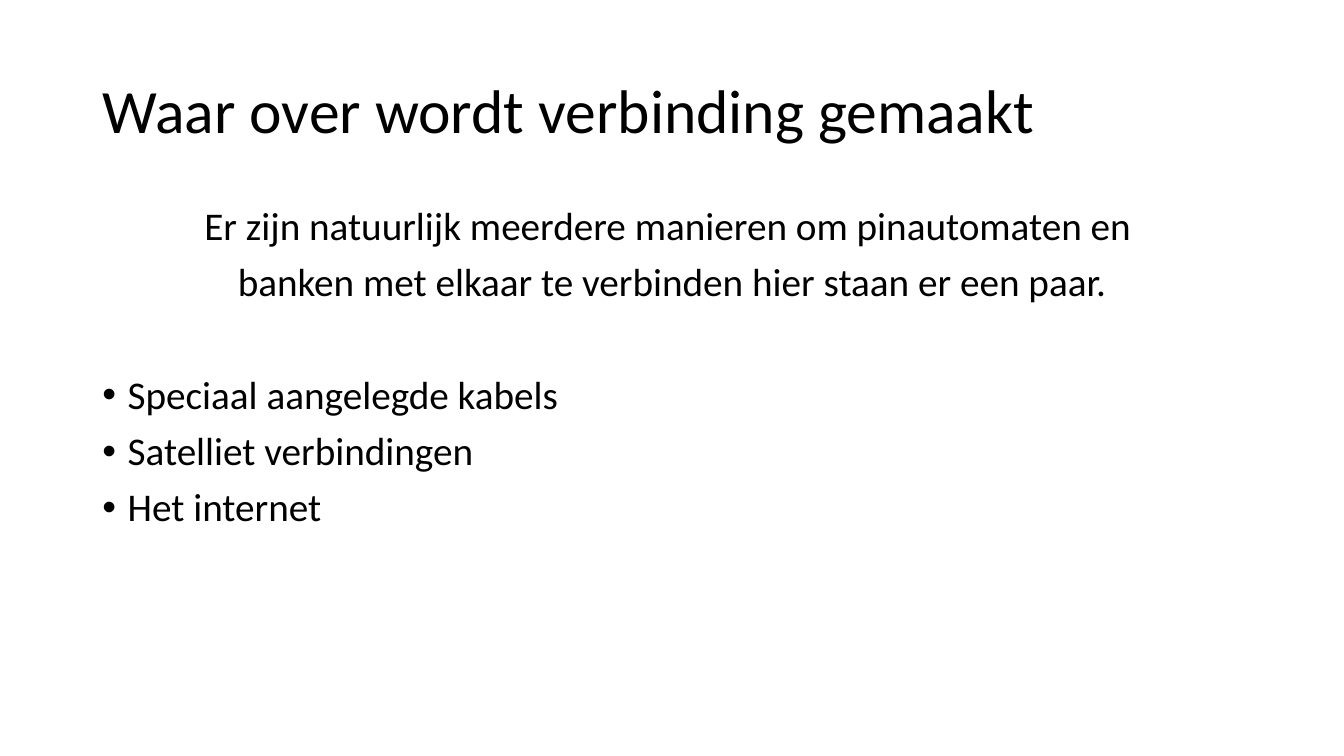
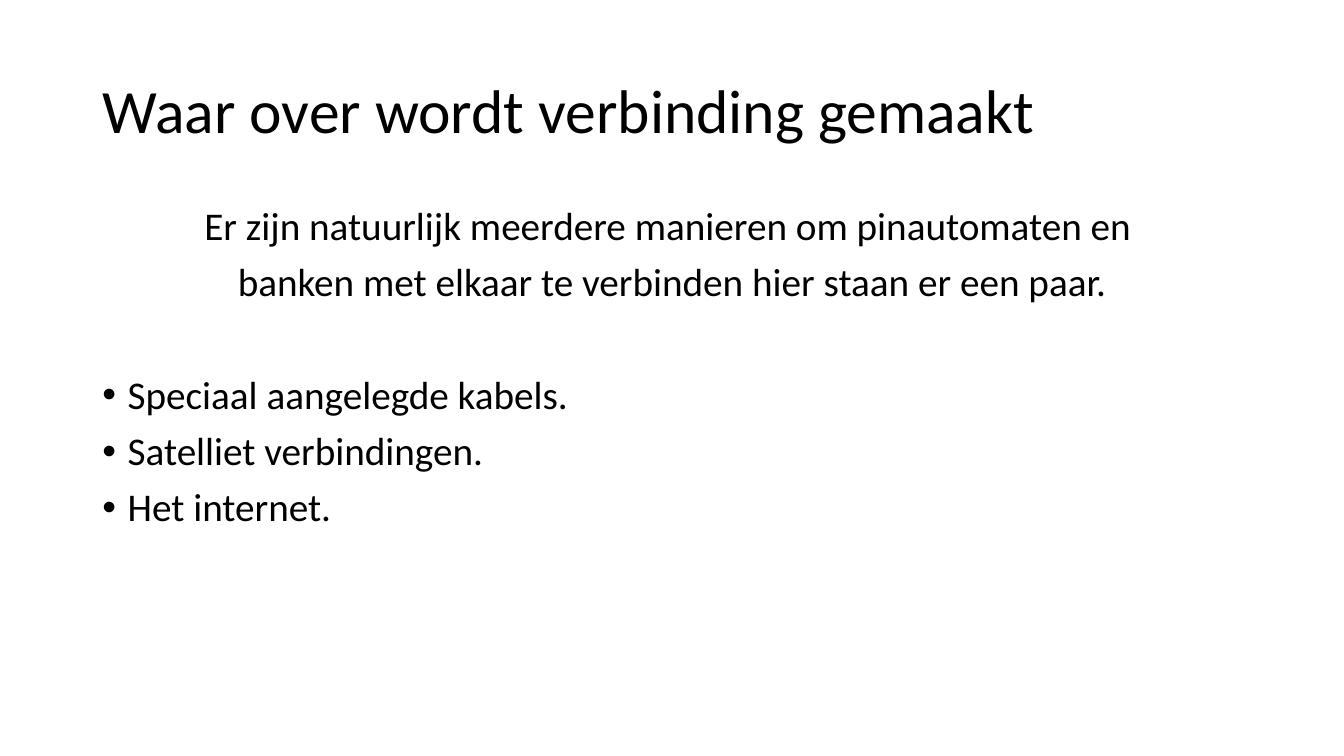
Before and after one commit to boaskalma/project4prive, a slide deck: slide 9 of voorstel centrale bank.pptx. Drawn at 1344x756 pixels with LibreOffice and Linux fonts; fonts in the diff are those of the drawing. Boxes give left, top, right and bottom in pixels: in the first picture for what was removed or moved away, otherwise in the second. Text is boxed around its words. In the diff, an @@ line names an element or a change of style, - is before the commit and + after.

```diff
--- a/voorstel centrale bank.pptx
+++ b/voorstel centrale bank.pptx
@@ text at <box>128,381,568,522</box>: text changed @@
-• Speciaal aangelegde kabels
-• Satelliet verbindingen
-• Het internet
+• Speciaal aangelegde kabels.
+• Satelliet verbindingen.
+• Het internet.
```
Also in this commit, not shown: 31 other slides changed.
